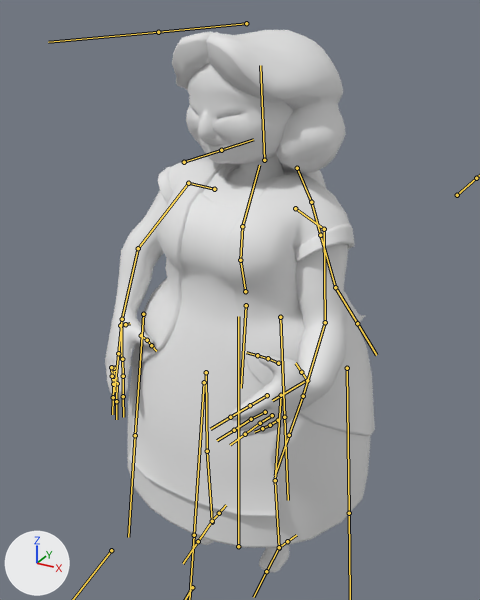
One commit to the FBX model BBT_2017_UP/Assets/Art/Animation/CharactersAndProps/Kookum.fbx: the scene before it, then after it.
Before and after are seen from a camera (50 mm lens) standing at (0.265, -0.479, 0.528) and looking at (-0.019, 0.036, 0.27). Lighting does not change. The marker at lower left points along +X, +Y and +Z. Both versions are drawn at frame 1 of the action 'Kookum|SC26_03_Kookum'; the numbers are the values there. The bones that bend it are drawn over the model as lines.

In view in the first picture: 'kookum_body001', 'kookum_outfit001'.
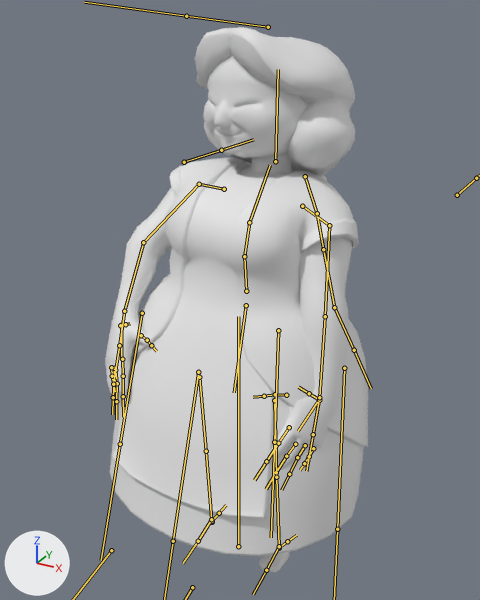
Pixel boxes (x1, y1, x2, y2) of what changed, in the pictures (480 x 600 px):
'kookum_outfit001', posed: before (127, 157, 375, 548); after (110, 157, 368, 556)
'kookum_body001', posed: before (105, 30, 366, 573); after (105, 27, 362, 573)
bone 'bind_JNT_Kookum_LeftHand_NEW', root to tip: before (307, 380) to (272, 400); after (319, 399) to (298, 431)
bone 'bind_JNT_Kookum_Hips1', root to tip: before (246, 305) to (241, 388); after (246, 305) to (234, 392)
bone 'bind_JNT_Kookum_LeftForeArm', root to tip: before (325, 322) to (303, 396); after (325, 316) to (319, 397)
bone 'bind_JNT_Kookum_RightForeArm', root to tip: before (138, 248) to (122, 319); after (143, 242) to (124, 311)
bone 'bind_JNT_Kookum_LeftUpLeg', root to tip: before (281, 395) to (275, 480); after (274, 400) to (276, 477)
bone 'bind_JNT_Kookum_LeftLeg', root to tip: before (275, 480) to (279, 547); after (276, 477) to (279, 546)
bone 'bind_JNT_Kookum_RightUpLeg', root to tip: before (206, 372) to (207, 451); after (199, 377) to (206, 451)
bone 'bind_JNT_Kookum_RightLeg', root to tip: before (207, 451) to (212, 521); after (206, 451) to (211, 519)

The change in detail:
Bone 'bind_JNT_Kookum_LeftHand_NEW' (bone_bind_jnt_kookum_lefthand_new) moves from (3.52, -2.68, -0.38) to (3.75, -2.57, -1.29).
Bone 'bind_JNT_Kookum_LeftHand_NEW' (bone_bind_jnt_kookum_lefthand_new) turns from (7, -15, -128) to (-1, -3, -102) degrees about its own x, y and z.
Bone 'bind_JNT_Kookum_Hips1' (bone_bind_jnt_kookum_hips1) turns from (-2, 0, 1) to (-11, 1, 1) degrees about its own x, y and z.
Bone 'bind_JNT_Kookum_LeftForeArm' (bone_bind_jnt_kookum_leftforearm) turns from (67, 52, 46) to (-15, 35, -19) degrees about its own x, y and z.
Bone 'bind_JNT_Kookum_RightForeArm' (bone_bind_jnt_kookum_rightforearm) turns from (2, -16, -35) to (7, -19, -38) degrees about its own x, y and z.
Bone 'bind_JNT_Kookum_LeftUpLeg' (bone_bind_jnt_kookum_leftupleg) turns from (-1, 0, -1) to (-1, -1, -22) degrees about its own x, y and z.
Bone 'bind_JNT_Kookum_LeftLeg' (bone_bind_jnt_kookum_leftleg) turns from (0, 0, 3) to (0, 0, -11) degrees about its own x, y and z.
Bone 'bind_JNT_Kookum_RightUpLeg' (bone_bind_jnt_kookum_rightupleg) turns from (1, 0, 6) to (1, -1, 21) degrees about its own x, y and z.
Bone 'bind_JNT_Kookum_RightLeg' (bone_bind_jnt_kookum_rightleg) turns from (0, 0, 7) to (0, 0, 11) degrees about its own x, y and z.
